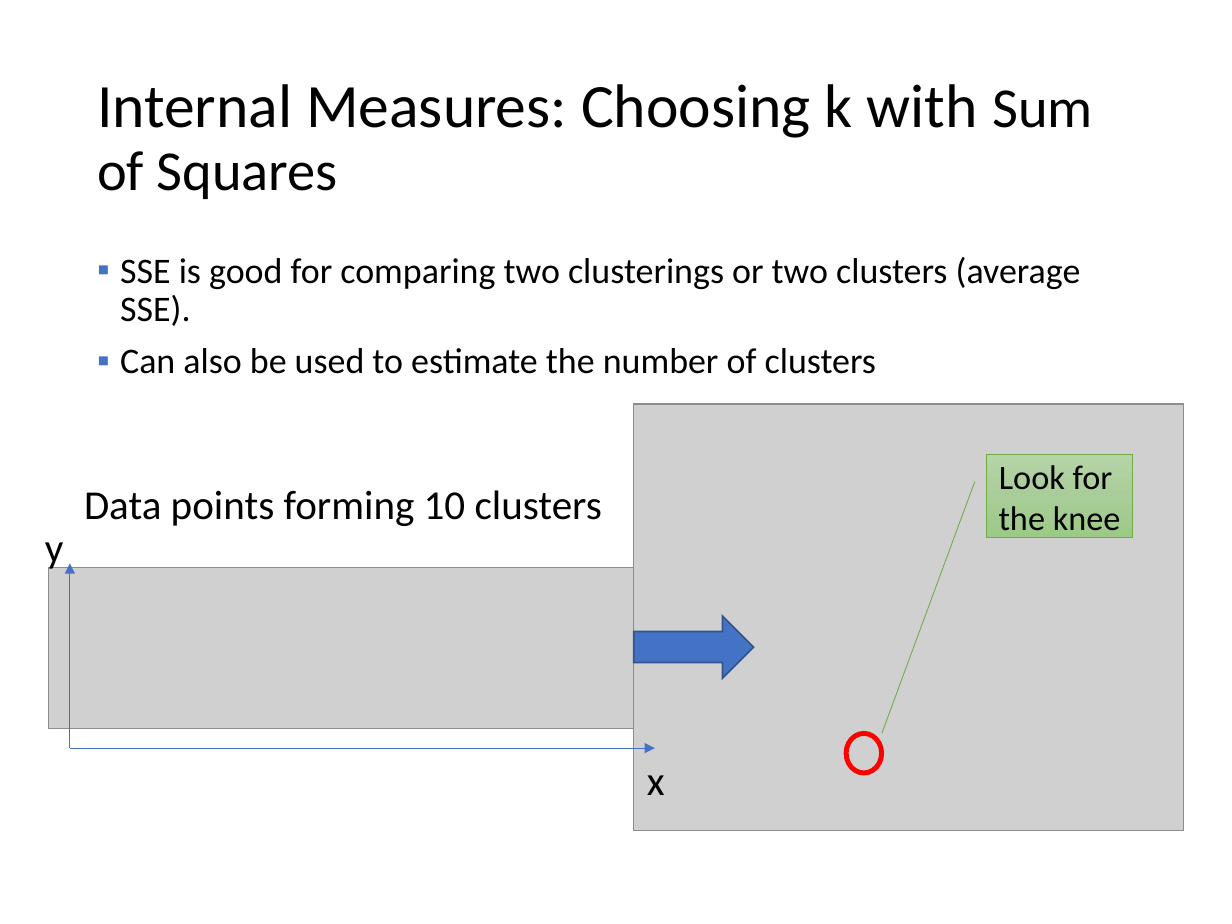
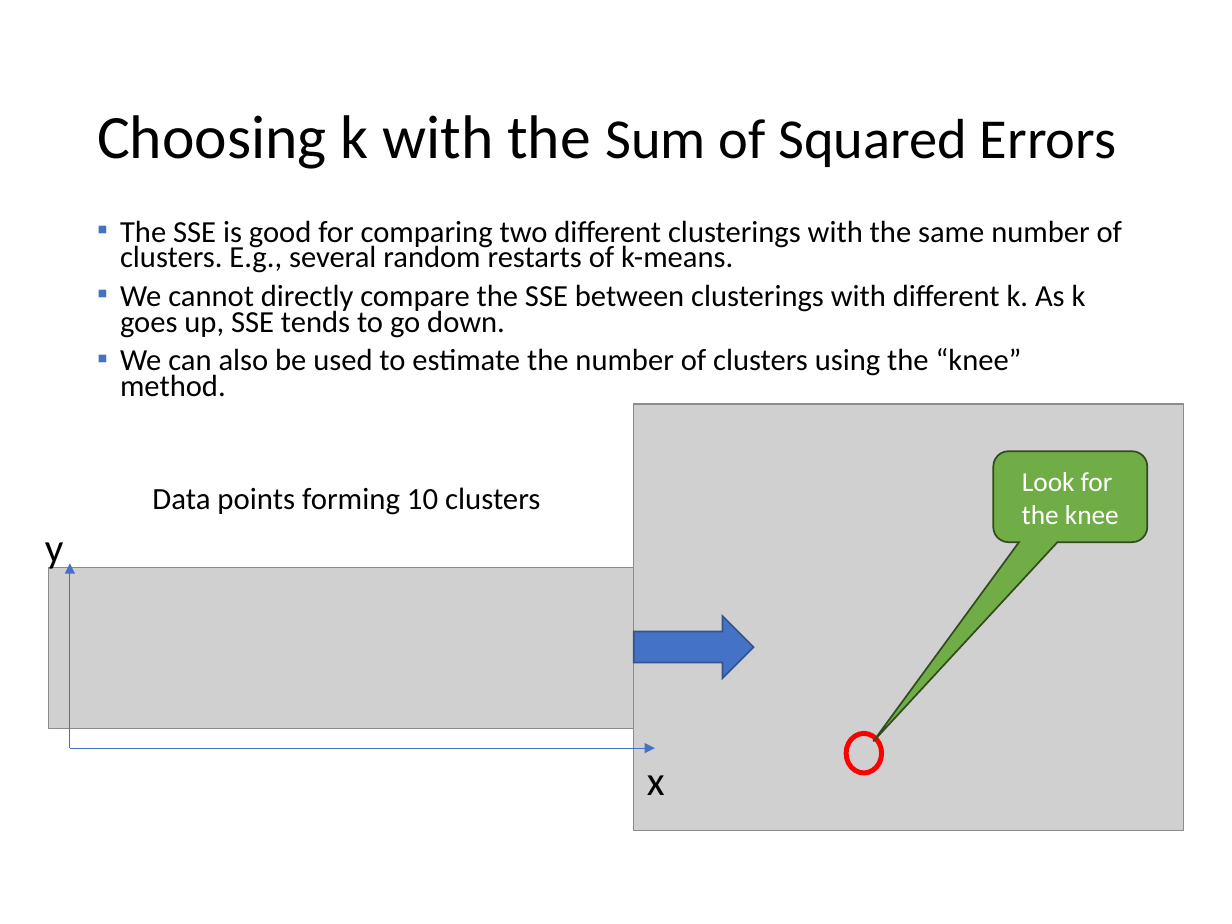
Before and after one commit to mhahsler/Introduction_to_Data_Mining_R_Examples, a slide deck: slide 82 of slides/chap7_basic_cluster_analysis.pptx (slide 83 before the commit). Drawn at 1232x924 pixels with LibreOffice and Linux fonts; fonts in the diff are those of the drawing; grey boxes stand for pictures. Boxes give left, top, right and bottom in pixels: in the first picture for what was removed or moved away, otherwise in the second. Text is boxed around its words. In the diff, an @@ line names an element or a change of style, - is before the commit and + after.

Commit message:
added examples for cluster evaluation.

```diff
--- a/slides/chap7_basic_cluster_analysis.pptx
+++ b/slides/chap7_basic_cluster_analysis.pptx
@@ title at <box>97,115,1117,169</box>: text changed; size 36 to 33 pt @@
-Internal Measures: Choosing k with Sum of Squares
+Choosing k with the Sum of Squared Errors
@@ text at <box>120,220,1122,397</box>: text changed; size 21 to 17.9 pt @@
-▪ SSE is good for comparing two clusterings or two clusters (average SSE).
-▪ Can also be used to estimate the number of clusters
+▪ The SSE is good for comparing two different clusterings with the same number of clusters. E.g., several random restarts of k-means.
+▪ We cannot directly compare the SSE between clusterings with different k. As k goes up, SSE tends to go down.
+▪ We can also be used to estimate the number of clusters using the “knee” method.
@@ text "Data points forming 10 clusters" at <box>152,487,540,515</box>: size 24 to 18 pt; alignment left to centre @@
@@ rounded speech box "Look for the knee": place and size @@
-rounded speech box "Look for the knee" at <box>987,455,1132,537</box>
+rounded speech box "Look for the knee" at <box>993,451,1147,542</box>
@@ rounded speech box "Look for the knee" at <box>993,451,1147,542</box>: size 20 to 16 pt, text colour #000000 to #FFFFFF; border callout to rounded speech box; fill gradient #B5D5A7 to #AACE9A to #9CC987 to #70AD47; outline #70AD47 0.5 pt to #314C1F 1 pt @@
```
Also in this commit, not shown: 27 other slides changed, 6 slides added, 1 slide removed, 1 other file.
